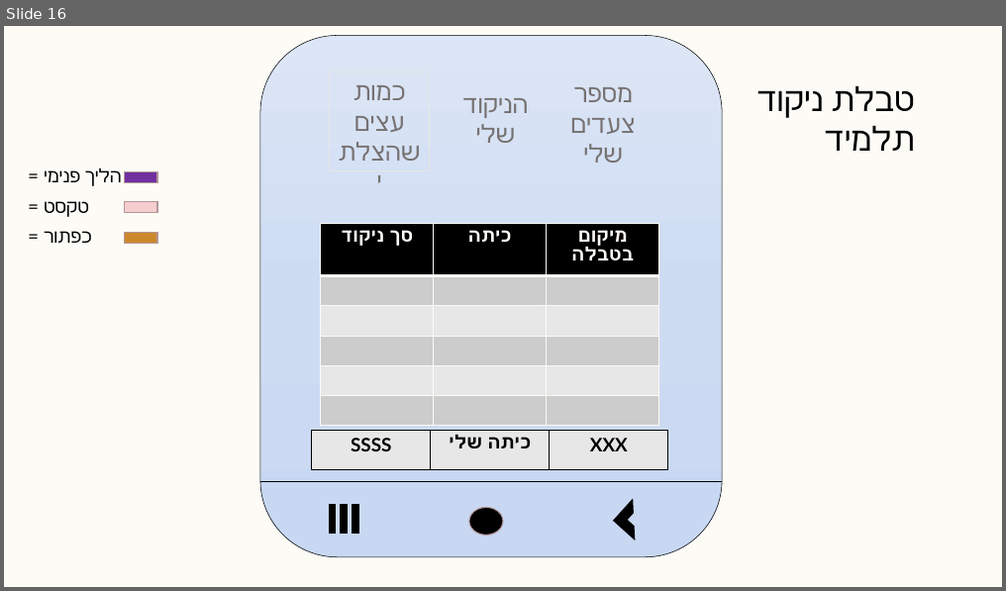
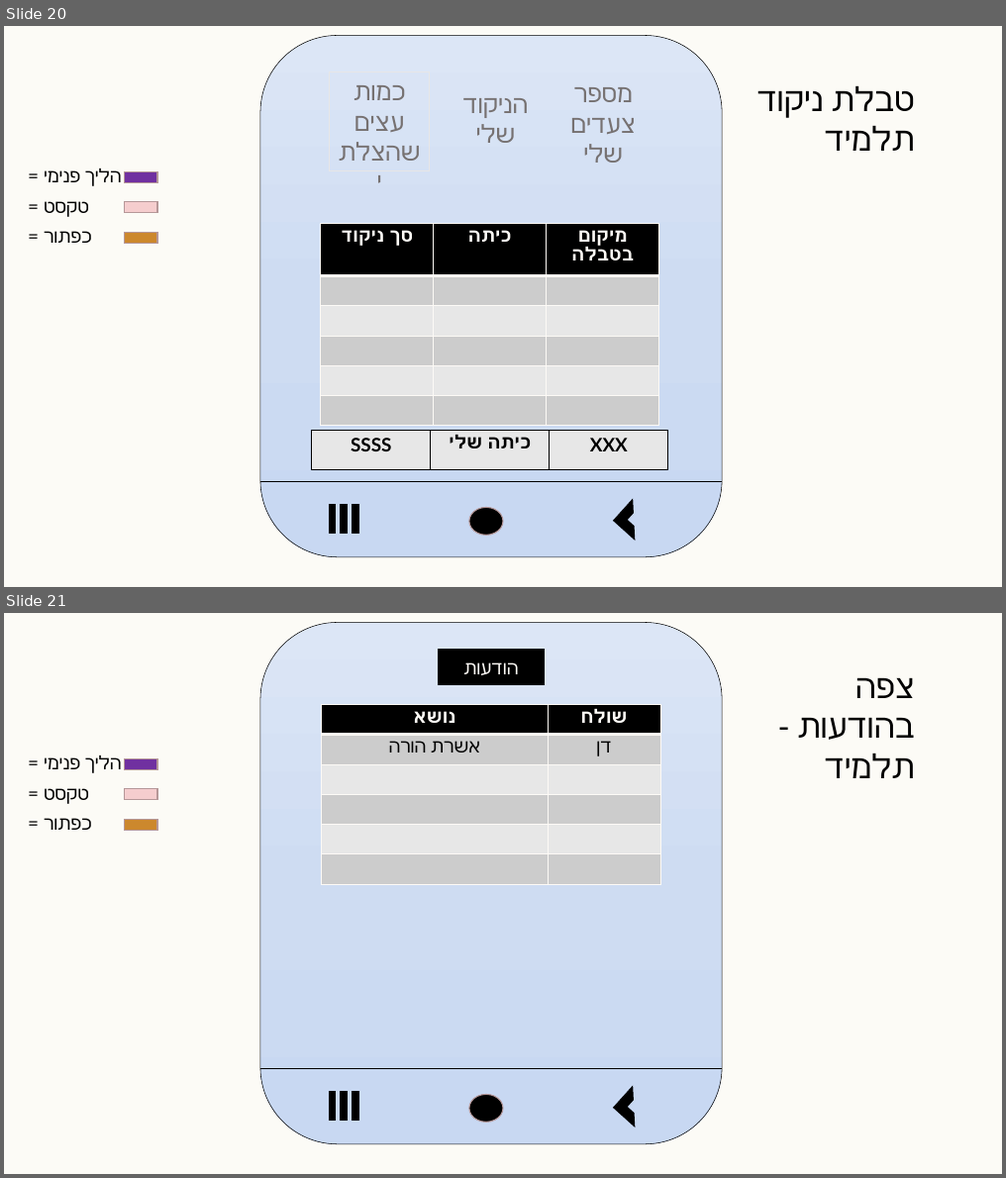
Before and after one commit to Baraglaaim/Baraglaaim-intro, a slide deck: Presantation.pptx. Shown one above the other, each under a label of ours: slide 16 before the commit, slides 20 and 21 after it. The pictures are 1006x591 and 1006x1178 pixels, drawn with LibreOffice and Linux fonts; fonts in the diff are those of the drawing. Boxes give left, top, right and bottom in pixels: in the first picture for what was removed or moved away, otherwise in the second. Text is boxed around its words. In the diff, an @@ line names an element or a change of style, - is before the commit and + after.

```diff
--- a/Presantation.pptx
+++ b/Presantation.pptx
@@ slide 21 added at (4, 613, 1002, 1174), background #FCFBF6 @@
@@ rounded rectangle added at (260, 622, 722, 1144), fill gradient #DDE7F6 to #CFDDF2 to #C8D8F2, outline #000000 0.5 pt @@
@@ rectangle added at (439, 649, 545, 685), fill #000000, outline #000000 1 pt, 18 pt, text #FDFAF6 @@
+הודעות
@@ text added at (798, 677, 915, 778), 32 pt, text #000000 @@
+צפה בהודעות -תלמיד
@@ table added at (322, 704, 661, 884), 6 rows, 2 columns @@
+נושא | שולח
+אשרת הורה | דן
+ | 
+ | 
+ | 
+ | 
@@ group added at (44, 741, 163, 848): 3 math minuses, 3 texts @@
+= הליך פנימי
+= טקסט
+= כפתור
@@ line added from (260, 1069) to (722, 1069), #000000 1.5 pt @@
@@ math minus added at (318, 1087, 347, 1126), fill #000000, outline #000000 1 pt @@
@@ math minus added at (330, 1087, 357, 1126), fill #000000, outline #000000 1 pt @@
@@ math minus added at (342, 1087, 369, 1126), fill #000000, outline #000000 1 pt @@
@@ half frame added at (614, 1087, 653, 1127), fill #000000, outline #000000 1 pt @@
@@ ellipse added at (469, 1094, 503, 1122), fill #000000, outline #B59898 1 pt @@
@@ what was slide 16 is now slide 20 @@
```
Also in this commit, not shown: 12 slides changed, 14 other slides added.
